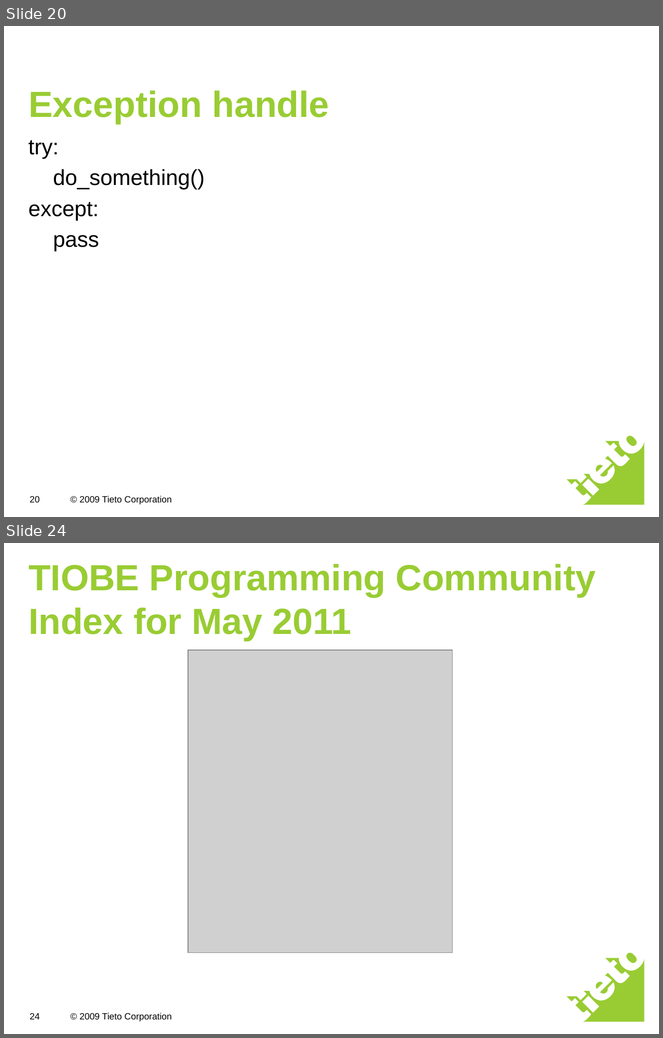
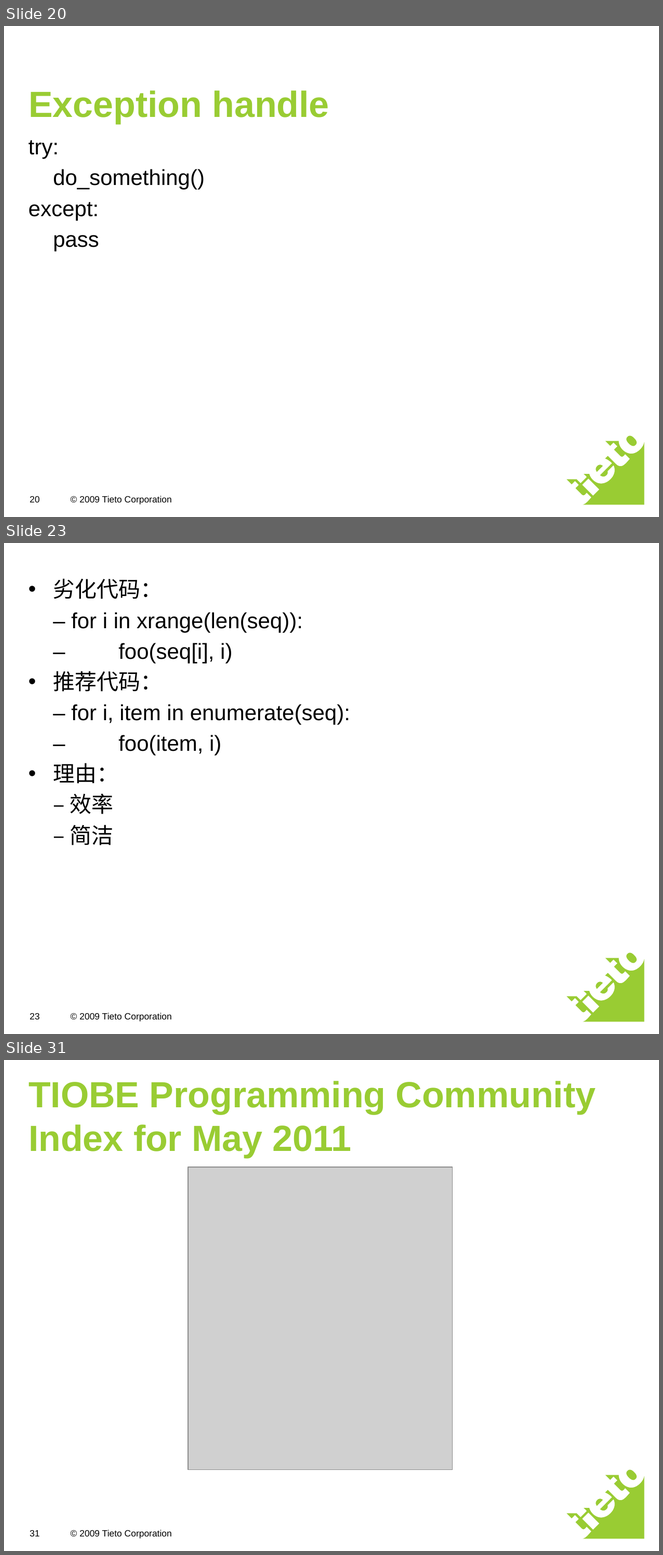
Before and after one commit to freebendy/python, a slide deck: python introduction.ppt. Shown one above the other, each under a label of ours: slides 20 and 24 before the commit, slides 20, 23 and 31 after it; the slides between them are not shown. The pictures are 663x1038 and 663x1555 pixels, drawn with LibreOffice and Linux fonts; fonts in the diff are those of the drawing; grey boxes stand for pictures. Boxes give left, top, right and bottom in pixels: in the first picture for what was removed or moved away, otherwise in the second. Text is boxed around its words. In the diff, an @@ line names an element or a change of style, - is before the commit and + after.

```diff
--- a/python introduction.ppt
+++ b/python introduction.ppt
@@ slide 23 added at <box>4,543,659,1034</box>, background #FFFFFF; not listed: 2 template elements that a slide beside it also shows @@
@@ text added at <box>53,578,350,846</box>, 24 pt, text #000000 @@
+• 劣化代码：
+– for i in xrange(len(seq)):
+– foo(seq[i], i)
+• 推荐代码：
+– for i, item in enumerate(seq):
+– foo(item, i)
+• 理由：
+– 效率
+– 简洁
@@ page number added at <box>29,1013,39,1020</box>, 10 pt, text #000000 @@
+23
@@ what was slide 24 is now slide 31 @@
@@ page number at <box>29,1531,39,1537</box>: text changed @@
-24
+31
```
Also in this commit, not shown: 2 slides changed, 8 other slides added, 2 slides removed, 8 other files.
